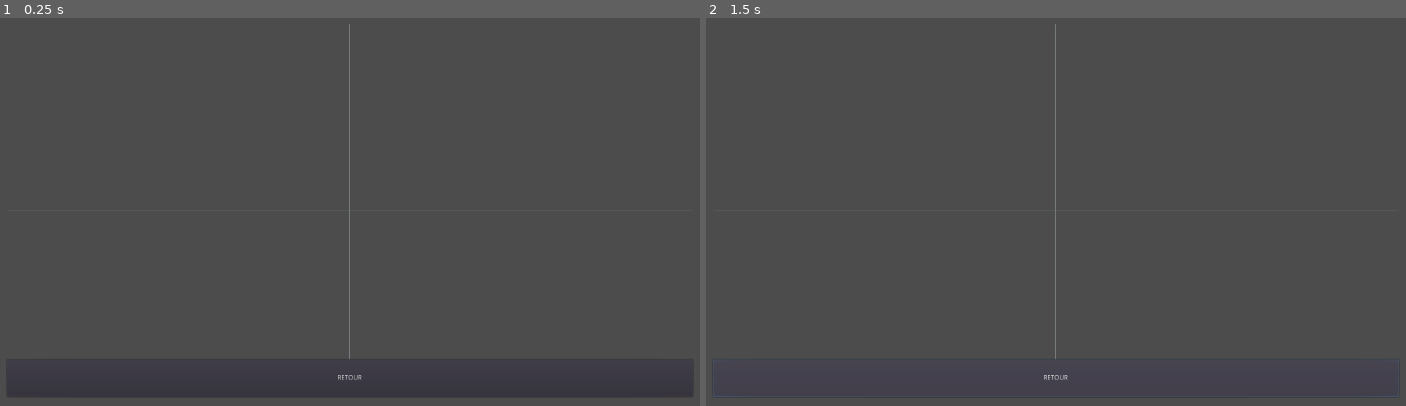
Above: before the commit, frames 1-2 (left to right).
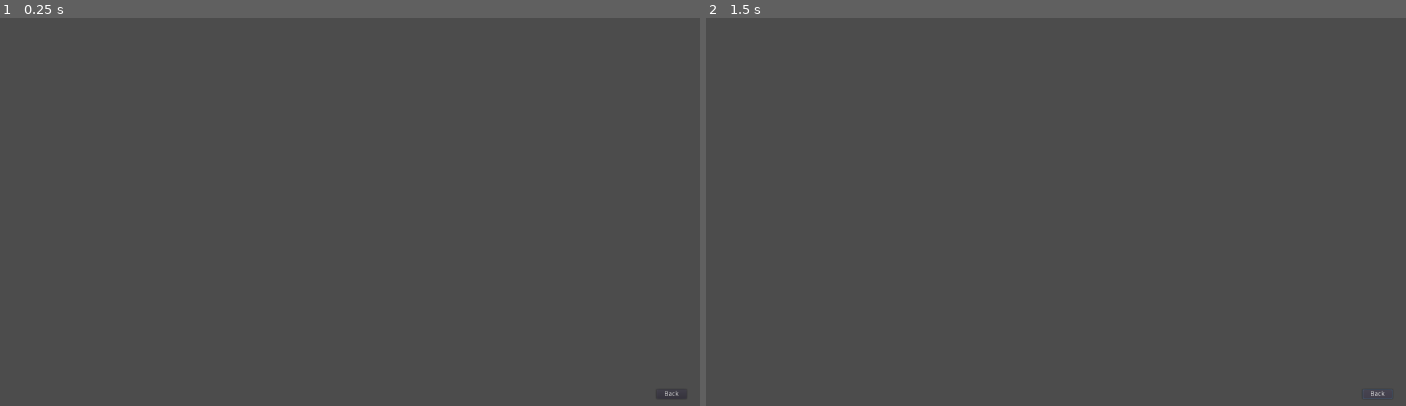
Above: after the commit, the same moments.

Repository: xenoexplorator/Ymir
Game: Godot game, scene res://Scenes/Tutorial.tscn
Same seed, same stepped clock (60 frames per second), same inputs: the game is played once before the commit and once after it. This scene is started directly instead of the project's main scene.
Inputs:
- Up to frame 1 (0.25 s): no input
- Up to frame 2 (1.5 s): click "RETOUR" (after the commit: "Back") at 0.5 s; click "RETOUR" (after the commit: "Back") at 1.25 s

The runs differ from the first frame. In frame 1, 0.2% of the frame differs, in the area x 48-97%, y 1-98%; in frame 2, 0.2%, in the area x 1-99%, y 1-98%.

Commit message:
story screen

Diff:
--- /dev/null
+++ b/Scenes/Story.tscn
@@ -0,0 +1,74 @@
+[gd_scene load_steps=3 format=2]
+
+[ext_resource path="res://ArtAssets/Story.png" type="Texture" id=1]
+[ext_resource path="res://fonts/new_dynamicfont.tres" type="DynamicFont" id=2]
+
+[node name="TextureRect" type="TextureRect" index="0"]
+
+anchor_left = 0.0
+anchor_top = 0.0
+anchor_right = 0.0
+anchor_bottom = 0.0
+margin_right = 40.0
+margin_bottom = 40.0
+rect_pivot_offset = Vector2( 0, 0 )
+rect_clip_content = false
+mouse_filter = 1
+mouse_default_cursor_shape = 0
+size_flags_horizontal = 1
+size_flags_vertical = 1
+texture = ExtResource( 1 )
+stretch_mode = 0
+
+[node name="Button" type="Button" parent="." index="0"]
+
+anchor_left = 0.0
+anchor_top = 0.0
+anchor_right = 0.0
+anchor_bottom = 0.0
+margin_left = 1548.0
+margin_top = 796.0
+margin_right = 1590.0
+margin_bottom = 836.0
+rect_pivot_offset = Vector2( 0, 0 )
+rect_clip_content = false
+focus_mode = 2
+mouse_filter = 0
+mouse_default_cursor_shape = 0
+size_flags_horizontal = 1
+size_flags_vertical = 1
+toggle_mode = false
+enabled_focus_mode = 2
+shortcut = null
+group = null
+text = "Back"
+flat = false
+align = 1
+
+[node name="Label" type="Label" parent="." index="1"]
+
+modulate = Color( 0, 0, 0, 1 )
+anchor_left = 0.0
+anchor_top = 0.0
+anchor_right = 1.0
+anchor_bottom = 0.5
+margin_left = 88.0
+margin_top = 74.0
+margin_right = -79.0
+rect_pivot_offset = Vector2( 0, 0 )
+rect_clip_content = false
+mouse_filter = 2
+mouse_default_cursor_shape = 0
+size_flags_horizontal = 1
+size_flags_vertical = 4
+custom_fonts/font = ExtResource( 2 )
+text = "A long time ago reigned wise king Sologun. One day, two women came to him for his judgment. Both claimed to be the mother of a child, and Sologun could not discern truth from lies. Seeing the stalemate, one of the women suggested that they chop the baby in half, allowing both to have a part of it. Sologun refused her barbaric ways and declared his verdict:
+
+
+The women will be fused as one, and sent on the Guntlet to learn the true meaning of the word \"Frenemies\"."
+align = 3
+autowrap = true
+percent_visible = 1.0
+lines_skipped = 0
+max_lines_visible = -1
+_sections_unfolded = [ "Anchor", "Margin", "Visibility" ]
--- a/Scenes/Tutorial.tscn
+++ b/Scenes/Tutorial.tscn
@@ -2,7 +2,7 @@
 
 [ext_resource path="res://Scripts/Start.gd" type="Script" id=1]
 
-[node name="MarginContainer" type="MarginContainer"]
+[node name="MarginContainer" type="TextureRect" index="0"]
 
 anchor_left = 0.0
 anchor_top = 0.0
@@ -14,50 +14,23 @@
 margin_bottom = -120.0
 rect_pivot_offset = Vector2( 0, 0 )
 rect_clip_content = false
-mouse_filter = 0
+mouse_filter = 1
 mouse_default_cursor_shape = 0
 size_flags_horizontal = 1
 size_flags_vertical = 1
+stretch_mode = 0
 _sections_unfolded = [ "Anchor", "Margin" ]
 
-[node name="VSeparator" type="VSeparator" parent="." index="0"]
+[node name="Button" type="Button" parent="." index="0"]
 
 anchor_left = 0.0
 anchor_top = 0.0
 anchor_right = 0.0
 anchor_bottom = 0.0
-margin_left = 8.0
-margin_right = 1440.0
-margin_bottom = 784.0
-rect_pivot_offset = Vector2( 0, 0 )
-rect_clip_content = false
-mouse_filter = 0
-mouse_default_cursor_shape = 0
-size_flags_horizontal = 1
-size_flags_vertical = 1
-_sections_unfolded = [ "Anchor", "Margin" ]
-
-[node name="HSeparator" type="HSeparator" parent="VSeparator" index="0"]
-
-anchor_left = 0.0
-anchor_top = 0.0
-anchor_right = 1.0
-anchor_bottom = 1.0
-rect_pivot_offset = Vector2( 0, 0 )
-rect_clip_content = false
-mouse_filter = 0
-mouse_default_cursor_shape = 0
-size_flags_horizontal = 1
-size_flags_vertical = 1
-_sections_unfolded = [ "Anchor", "Margin" ]
-
-[node name="Button" type="Button" parent="VSeparator/HSeparator" index="0"]
-
-anchor_left = 0.0
-anchor_top = 0.9
-anchor_right = 1.0
-anchor_bottom = 1.0
-margin_top = -0.599976
+margin_left = 1364.0
+margin_top = 768.0
+margin_right = 1427.0
+margin_bottom = 788.0
 rect_pivot_offset = Vector2( 0, 0 )
 rect_clip_content = false
 focus_mode = 2
@@ -69,10 +42,10 @@
 enabled_focus_mode = 2
 shortcut = null
 group = null
-text = "RETOUR"
+text = "Back"
 flat = false
 align = 1
 script = ExtResource( 1 )
 _sections_unfolded = [ "Anchor", "Margin" ]
 
-[connection signal="button_up" from="VSeparator/HSeparator/Button" to="VSeparator/HSeparator/Button" method="_on_MainMenu_button_up"]
+[connection signal="button_up" from="Button" to="Button" method="_on_MainMenu_button_up"]
Not shown, added: ArtAssets/BulletEnnemies.png.import
Not shown, added: ArtAssets/BulletPistol.png.import
